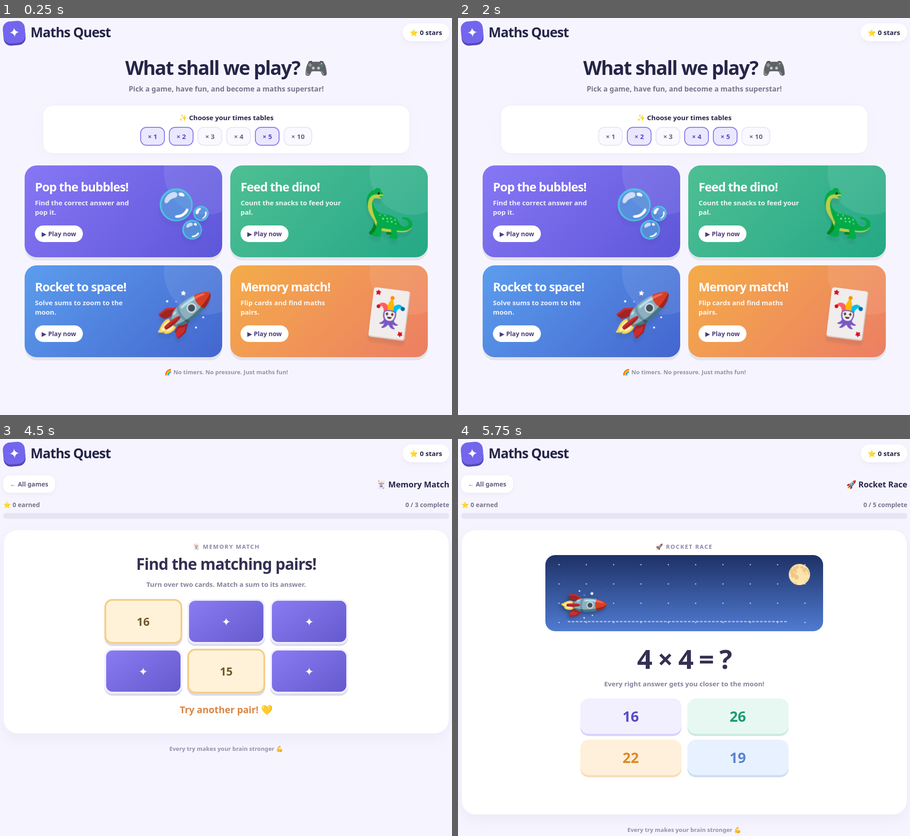
Above: before the commit, frames 1-4 (two rows, left to right).
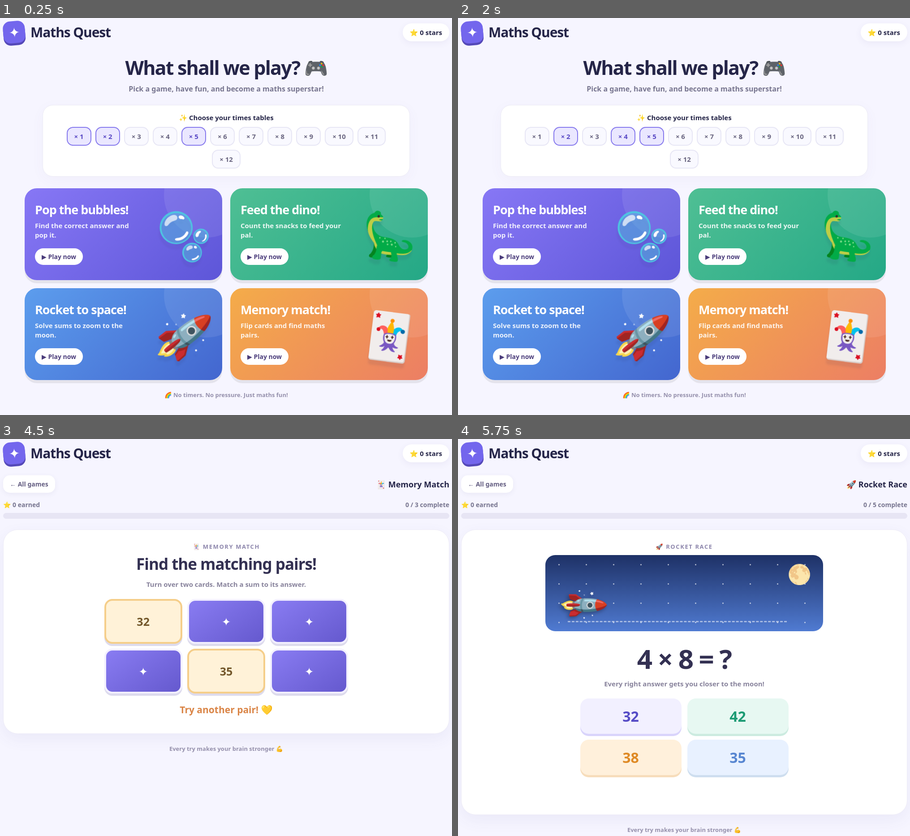
Above: after the commit, the same moments.

Repository: cesarferreira/lucky-games
Game: browser game, page index.html
Same seed, same stepped clock (60 frames per second), same inputs: the game is played once before the commit and once after it.
Inputs (mouse positions are in pixels of both pictures, inside the frame that each line leads up to):
- Up to frame 1 (0.25 s): no input
- Up to frame 2 (2 s): click "What shall we play? 🎮" at 0.27 s; click "× 1" at 1.27 s; click "× 4" at 1.87 s
- Up to frame 3 (4.5 s): click (226, 454) at 2.02 s; click "Memory match! Flip cards and …" at 2.47 s; click (226, 546) at 3.07 s; click "✦" at 3.67 s; click "✦" at 4.27 s
- Up to frame 4 (5.75 s): click "← All games" at 4.52 s; click "What shall we play? 🎮" at 4.77 s; click (516, 454) at 4.87 s; click "Rocket to space! Solve sums t…" at 5.47 s

The runs differ from the first frame. In frame 1, 26% of the frame differs, in the area x 5-95%, y 27-96%; in frame 2, 26%; in frame 3, less than 0.1%; in frame 4, 0.3%.

Commit message:
Add all times tables, remember selections, and preserve keyboard focus

Diff:
--- a/index.html
+++ b/index.html
@@ -16,14 +16,27 @@
 const el = document.getElementById('app');
 const names = {bubble:'Bubble Pop',dino:'Dino Snacks',rocket:'Rocket Race',memory:'Memory Match'};
 const icons = {bubble:'🫧',dino:'🦕',rocket:'🚀',memory:'🃏'};
-const state = {screen:'home',mode:null,tables:[1,2,5],stars:0,earned:0,round:0,total:5,question:null,feedback:'',locked:false,memory:null,token:0};
+const tables = Array.from({length:12},(_,i)=>i+1);
+const storageKey = 'maths-quest.tables';
+function loadTables(){
+ try{
+  const saved=JSON.parse(localStorage.getItem(storageKey));
+  if(Array.isArray(saved)){
+   const selected=[...new Set(saved.filter(n=>tables.includes(n)))];
+   if(selected.length)return selected;
+  }
+ }catch{}
+ return [1,2,5];
+}
+function saveTables(){try{localStorage.setItem(storageKey,JSON.stringify(state.tables))}catch{}}
+const state = {screen:'home',mode:null,tables:loadTables(),stars:0,earned:0,round:0,total:5,question:null,feedback:'',locked:false,memory:null,token:0};
 const random = (a,b) => Math.floor(Math.random()*(b-a+1))+a;
 const sample = arr => arr[Math.floor(Math.random()*arr.length)];
 const shuffle = arr => {const a=[...arr];for(let i=a.length-1;i>0;i--){let j=random(0,i);[a[i],a[j]]=[a[j],a[i]]}return a};
 const topbar = () => `<div class="topbar"><div class="brand"><span class="brand-icon">✦</span> Maths Quest</div><span class="tally">⭐ ${state.stars} stars</span></div>`;
 function renderHome(){
   el.innerHTML = `${topbar()}<h1 class="home-title">What shall we play? 🎮</h1><p class="subtitle">Pick a game, have fun, and become a maths superstar!</p>
-  <section class="table-panel"><div class="panel-label">✨ Choose your times tables</div><div class="chips">${[1,2,3,4,5,10].map(t=>`<button class="chip ${state.tables.includes(t)?'active':''}" data-table="${t}" aria-pressed="${state.tables.includes(t)}">× ${t}</button>`).join('')}</div></section>
+  <section class="table-panel"><div class="panel-label">✨ Choose your times tables</div><div class="chips">${tables.map(t=>`<button class="chip ${state.tables.includes(t)?'active':''}" data-table="${t}" aria-pressed="${state.tables.includes(t)}">× ${t}</button>`).join('')}</div></section>
   <div class="game-grid">
     ${tile('bubble','Pop the bubbles!','Find the correct answer and pop it.','🫧','bubble-tile')}
     ${tile('dino','Feed the dino!','Count the snacks to feed your pal.','🦕','dino-tile')}
@@ -33,7 +46,7 @@
 }
 function tile(mode,title,desc,emoji,cls){return `<button class="game-tile ${cls}" data-mode="${mode}"><div class="tile- …(191 unchanged characters)…
 function question(){
- const a=sample(state.tables), b=random(1,state.mode==='dino'?4:5),answer=a*b;
+ const a=sample(state.tables), b=random(1,state.mode==='dino'?4:12),answer=a*b;
  const choices=new Set([answer]);const offsets=shuffle([-6,-5,-4,-3,-2,-1,1,2,3,4,5,6,10,-10]);
  for(const d of offsets){if(choices.size===4)break;if(answer+d>0)choices.add(answer+d)}
  while(choices.size<4)choices.add(random(1,Math.max(12,answer+10)));
@@ -42,7 +55,7 @@
 function start(mode){state.token++;state.mode=mode;state.screen='play';state.round=0;state.total=mode==='memory'?3:5;state.earned=0;state.feedback='';state.locked=false;if(mode==='memory'){newMemory()}else{question()}render()}
 function newMemory(){
  const pairs=[],used=new Set();let tries=0;
- while(pairs.length<3&&tries++<200){let a=sample(state.tables),b=random(1,5),v=a*b;if(used.has(v))continue;used.add(v);pairs.push({a,b,v})}
+ while(pairs.length<3&&tries++<200){let a=sample(state.tables),b=random(1,12),v=a*b;if(used.has(v))continue;used.add(v);pairs.push({a,b,v})}
  // In case a single selected times table has too few distinct results, expand the multiplier range.
  for(let b=1;pairs.length<3&&b<=12;b++){const a=state.tables[0],v=a*b;if(!used.has(v)){used.add(v);pairs.push({a,b,v})}}
  let cards=[];pairs.forEach((p,i)=>{cards.push({id:`q${i}`,kind:'question',pair:i,label:`${p.a} × ${p.b}`,matched:false});cards.push({id:`a${i}`,kind:'answer',pair:i,label:String(p.v),matched:false})});
@@ -61,17 +74,29 @@
    const m=state.memory;
    body=`<div class="prompt-tag">🃏 Memory Match</div><h1 class="question question-small">Find the matching pairs!</h1>< …(406 unchanged characters)…
  }
- return `${topbar()}<div class="game-heading"><button class= …(113 unchanged characters)… /div>${progress()}<div class="play-area">${body}</div><p class="footer">Every try makes your brain stronger 💪</p>`
+ return `${topbar()}<div class="game-heading"><button class= …(113 unchanged characters)… /div>${progress()}<div class="play-area" tabindex="-1">${body}</div><p class="footer">Every try makes your brain stronger 💪</p>`
 }
 function renderWin(){el.innerHTML=`${topbar()}<div class="game-win"><div class="win-art">🏆</div><h1 class="win-title">A …(354 unchanged characters)…
-function render(){if(state.screen==='home')renderHome();else if(state.screen==='win')renderWin();else el.innerHTML=playView()}
+function render(){
+ const active=document.activeElement;
+ const data=active?.dataset;
+ const key=data&&['table','answer','card'].find(k=>data[k]);
+ const hadFocus=el.contains?.(active);
+ if(state.screen==='home')renderHome();else if(state.screen==='win')renderWin();else el.innerHTML=playView();
+ if(hadFocus){
+  const target=(key&&document.querySelector(`[data-${key}="${data[key]}"]:not(:disabled)`))
+   ||document.querySelector(state.screen==='win'?'[data-replay]':state.screen==='home'?'[data-table]':'[data-answer]:not(:disabled),[data-card]:not(:disabled)')
+   ||document.querySelector('.play-area');
+  target?.focus({preventScroll:true});
+ }
+}
 function win(){state.token++;state.screen='win';render()}
 function correct(){state.locked=true;state.earned++;state.stars++;state.feedback='Brilliant! ⭐';render();const tk=state …(191 unchanged characters)…
 function answer(v){if(state.locked)return;if(v===state.question.answer){correct()}else{state.feedback=sample(['Nice try! Have another go 💛','Not quite — try again! 🌟','You can do it! 💪']);render()}}
 function cardClick(id){const m=state.memory;if(m.busy)return;const c=m.cards.find(c=>c.id===id);if(!c||c.matched||m.fli …(607 unchanged characters)…
 el.addEventListener('click',e=>{
  const t=e.target.closest('button');if(!t)return;
- if(t.dataset.table){let n=Number(t.dataset.table);if(state.tables.includes(n)){if(state.tables.length>1)state.tables=state.tables.filter(x=>x!==n)}else{state.tables.push(n)}render();return}
+ if(t.dataset.table){let n=Number(t.dataset.table);if(state.tables.includes(n)){if(state.tables.length>1)state.tables=state.tables.filter(x=>x!==n)}else{state.tables.push(n)}saveTables();render();return}
  if(t.dataset.mode){start(t.dataset.mode);return}
  if(t.dataset.home){state.token++;state.screen='home';render();return}
  if(t.dataset.replay){start(state.mode);return}
--- /dev/null
+++ b/tests/games.test.cjs
@@ -0,0 +1,51 @@
+const { test } = require('node:test');
+const assert = require('node:assert/strict');
+const fs = require('node:fs');
+const vm = require('node:vm');
+const source = fs.readFileSync(`${__dirname}/../index.html`, 'utf8').match(/<script>([\s\S]*?)<\/script>/)[1];
+function game({saved=null, blocked=false, random=Math.random}={}) {
+  let listener;
+  const timers=[];
+  const storage=new Map(saved===null?[]:[['maths-quest.tables',saved]]);
+  const el={innerHTML:'',addEventListener:(_,fn)=>listener=fn};
+  const context={document:{getElementById:()=>el,activeElement:null,querySelector:()=>null},localStorage:{getItem:k=>{if(blocked)throw Error('blocked');return storage.get(k)??null},setItem:(k,v)=>{if(blocked)throw Error('blocked');storage.set(k,v)}},Math:Object.assign(Object.create(Math),{random}),setTimeout:fn=>timers.push(fn)};
+  context.globalThis=context;
+  vm.runInNewContext(source.replace(/render\(\);\s*\}\)\(\);\s*$/, 'globalThis.game={state,start,answer,cardClick,render};render();})();'),context);
+  return {...context.game,el,storage,flush:()=>{while(timers.length)timers.shift()()},clickTable:n=>listener({target:{closest:()=>({dataset:{table:String(n)}})}})};
+}
+test('all twelve times tables are available',()=>{
+ const g=game();
+ assert.deepEqual([...g.el.innerHTML.matchAll(/data-table="(\d+)"/g)].map(m=>+m[1]),Array.from({length:12},(_,i)=>i+1));
+});
+test('selection survives a new visit; last table cannot be removed',()=>{
+ const g=game(); g.clickTable(12); g.clickTable(1); g.clickTable(2); g.clickTable(5); g.clickTable(12);
+ assert.deepEqual(Array.from(g.state.tables),[12]);
+ const restored=game({saved:g.storage.get('maths-quest.tables')});
+ assert.deepEqual(Array.from(restored.state.tables),[12]);
+});
+test('invalid or unavailable browser storage does not break play',()=>{
+ for(const saved of ['bad JSON','null','{}','[]','[0,13,"12"]'])assert.deepEqual(Array.from(game({saved}).state.tables),[1,2,5]);
+ assert.deepEqual(Array.from(game({saved:'[12,12,7,999]'}).state.tables),[12,7]);
+ const g=game({blocked:true});g.clickTable(12);g.start('bubble');assert.equal(g.state.screen,'play');
+});
+test('multiplication and memory include the full table through twelve',()=>{
+ const g=game({random:()=>0.999});g.state.tables=[12];g.start('bubble');assert.equal(g.state.question.answer,144);
+ g.start('memory');assert.ok(g.state.memory.cards.some(c=>c.label==='12 × 12'));
+});
+test('wrong answers do not score, double clicks score once, all rounds and replay work',()=>{
+ for(const mode of ['bubble','dino','rocket']){
+  const g=game();g.start(mode);g.answer(-1);assert.equal(g.state.stars,0);
+  for(let i=0;i<5;i++){g.answer(g.state.question.answer);g.answer(g.state.question.answer);g.flush()}
+  assert.equal(g.state.screen,'win');assert.equal(g.state.stars,5);
+  g.start(mode);assert.equal(g.state.round,0);assert.equal(g.state.earned,0);
+ }
+});
+test('leaving a round cancels delayed changes to a new game',()=>{
+ const g=game();g.start('bubble');g.answer(g.state.question.answer);g.start('rocket');g.flush();assert.equal(g.state.round,0);assert.equal(g.state.mode,'rocket');
+});
+test('memory handles mismatches, locks a third card, and finishes all pairs',()=>{
+ const g=game();g.start('memory');const cards=g.state.memory.cards;
+ const x=cards[0],y=cards.find(c=>c.pair!==x.pair);g.cardClick(x.id);g.cardClick(y.id);g.cardClick(cards[2].id);assert.equal(g.state.memory.flipped.length,2);g.flush();assert.equal(g.state.round,0);
+ for(let i=0;i<3;i++){for(const c of cards.filter(c=>c.pair===i))g.cardClick(c.id);g.flush()}
+ assert.equal(g.state.screen,'win');assert.equal(g.state.stars,3);
+});
